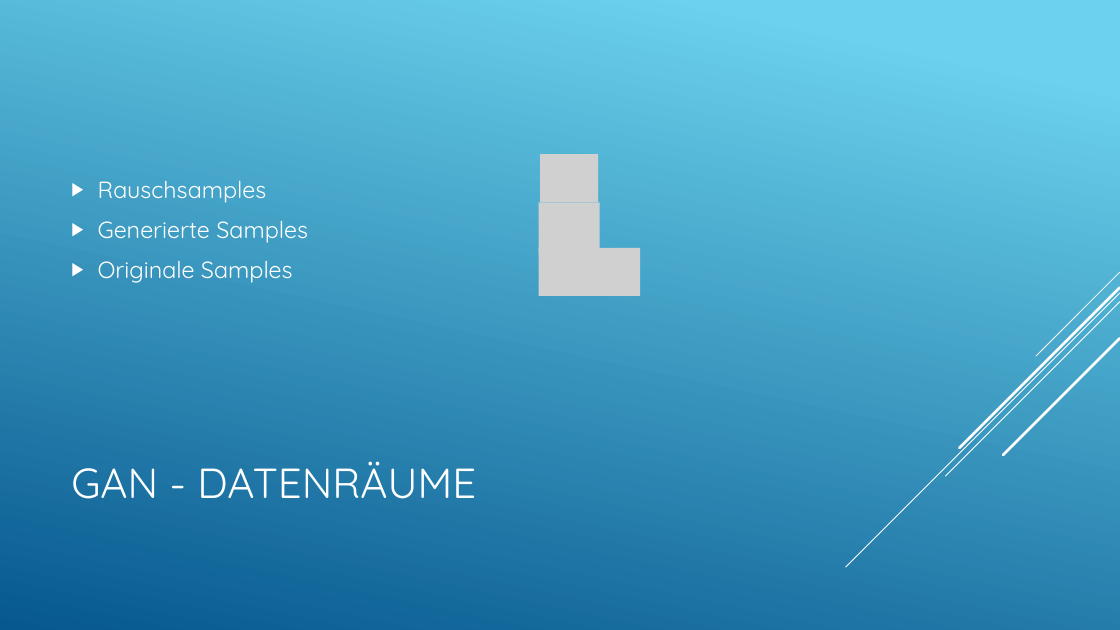
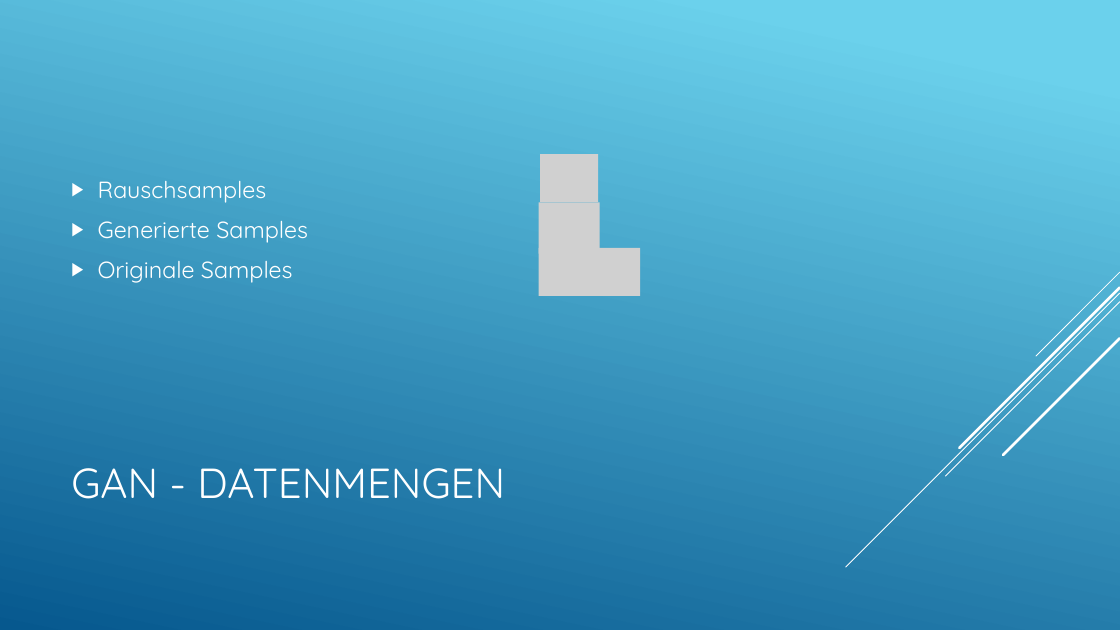
Before and after one commit to LucaRitz/informatik_seminar_gan, a slide deck: slide 5 of GAN.pptx. Drawn at 1120x630 pixels with LibreOffice and Linux fonts; fonts in the diff are those of the drawing; grey boxes stand for pictures. Boxes give left, top, right and bottom in pixels: in the first picture for what was removed or moved away, otherwise in the second. Text is boxed around its words. In the diff, an @@ line names an element or a change of style, - is before the commit and + after.

```diff
--- a/GAN.pptx
+++ b/GAN.pptx
@@ title at (x1=71, y1=468, x2=505, y2=499): text changed @@
-GAN - DATENRÄUME
+GAN - DATENMENGEN
```
Also in this commit, not shown: 2 other slides changed.
